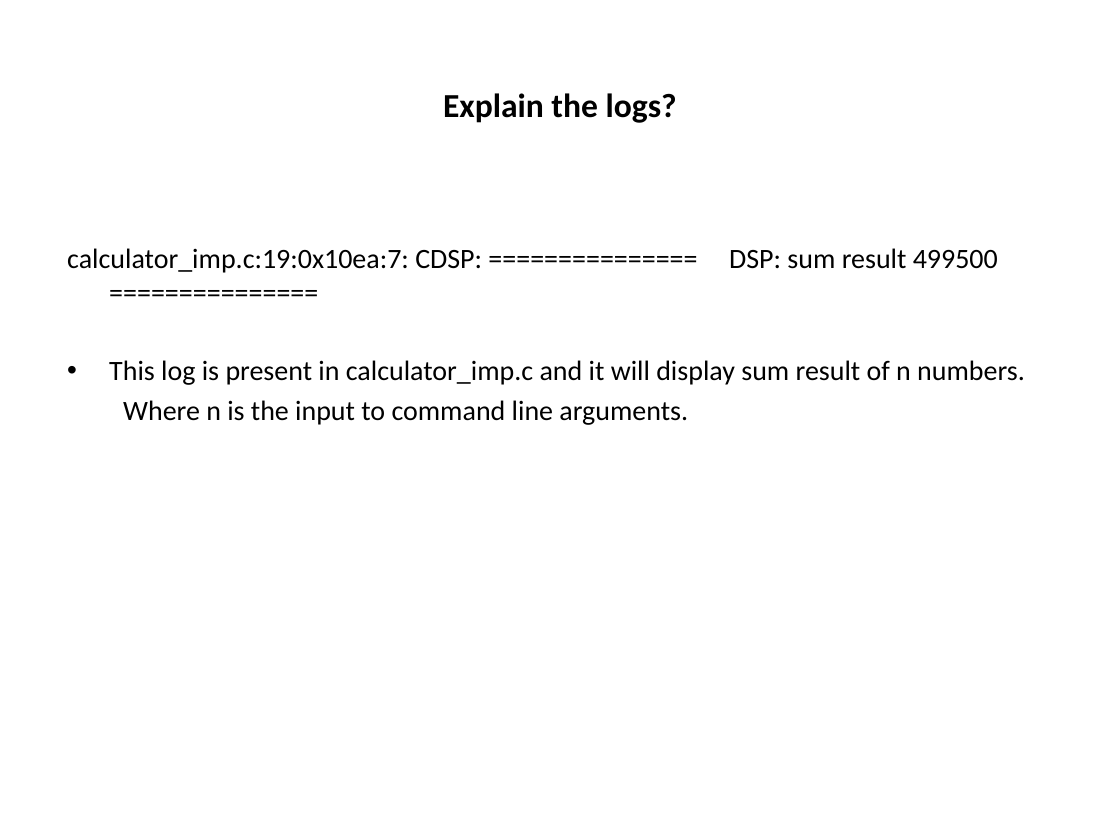
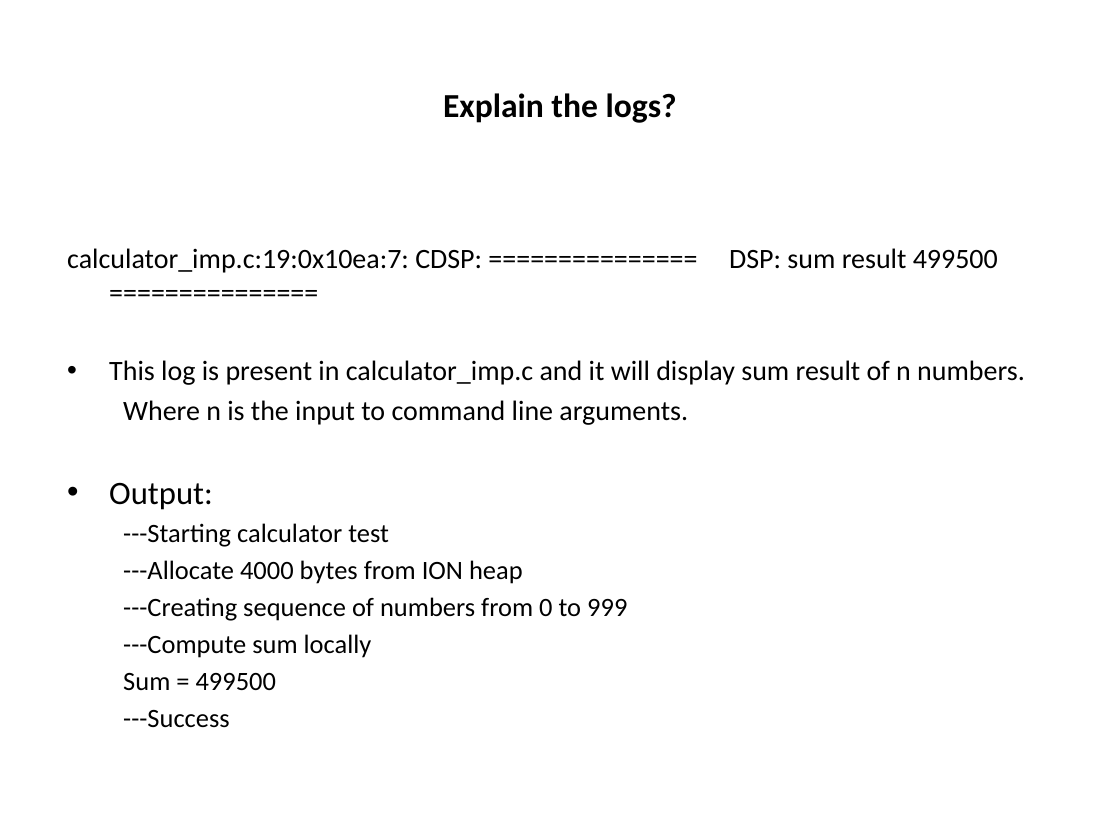
Before and after one commit to Bhagyalakshmi-Marem/TSHtraining, a slide deck: slide 21 of Hexagon_SDK/Docs/Hexagon_SDK_ppt.pptx (slide 18 before the commit). Drawn at 1120x840 pixels with LibreOffice and Linux fonts; fonts in the diff are those of the drawing. Boxes give left, top, right and bottom in pixels: in the first picture for what was removed or moved away, otherwise in the second. Text is boxed around its words. In the diff, an @@ line names an element or a change of style, - is before the commit and + after.

```diff
--- a/Hexagon_SDK/Docs/Hexagon_SDK_ppt.pptx
+++ b/Hexagon_SDK/Docs/Hexagon_SDK_ppt.pptx
@@ text at <box>109,482,627,728</box>: paragraphs added @@
+• Output:
+  ---Starting calculator test
+  ---Allocate 4000 bytes from ION heap
+  ---Creating sequence of numbers from 0 to 999
+  ---Compute sum locally
+  Sum = 499500
+  ---Success
```
Also in this commit, not shown: 7 other slides changed, 9 slides added, 1 other file.
